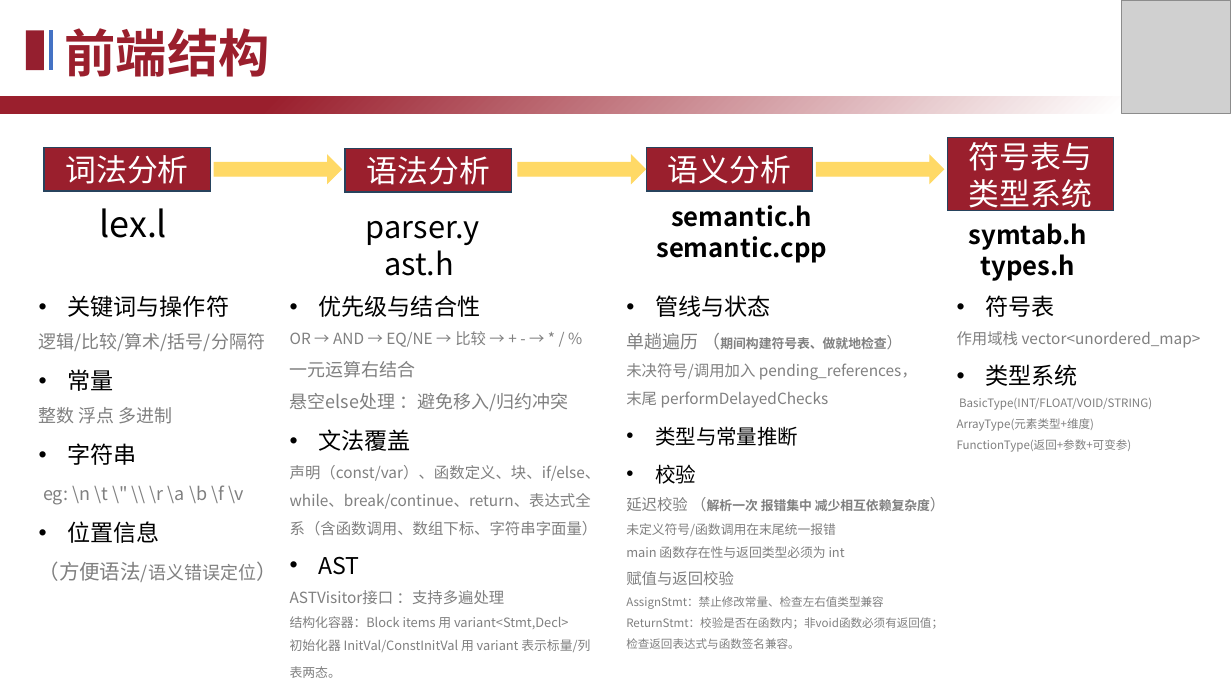
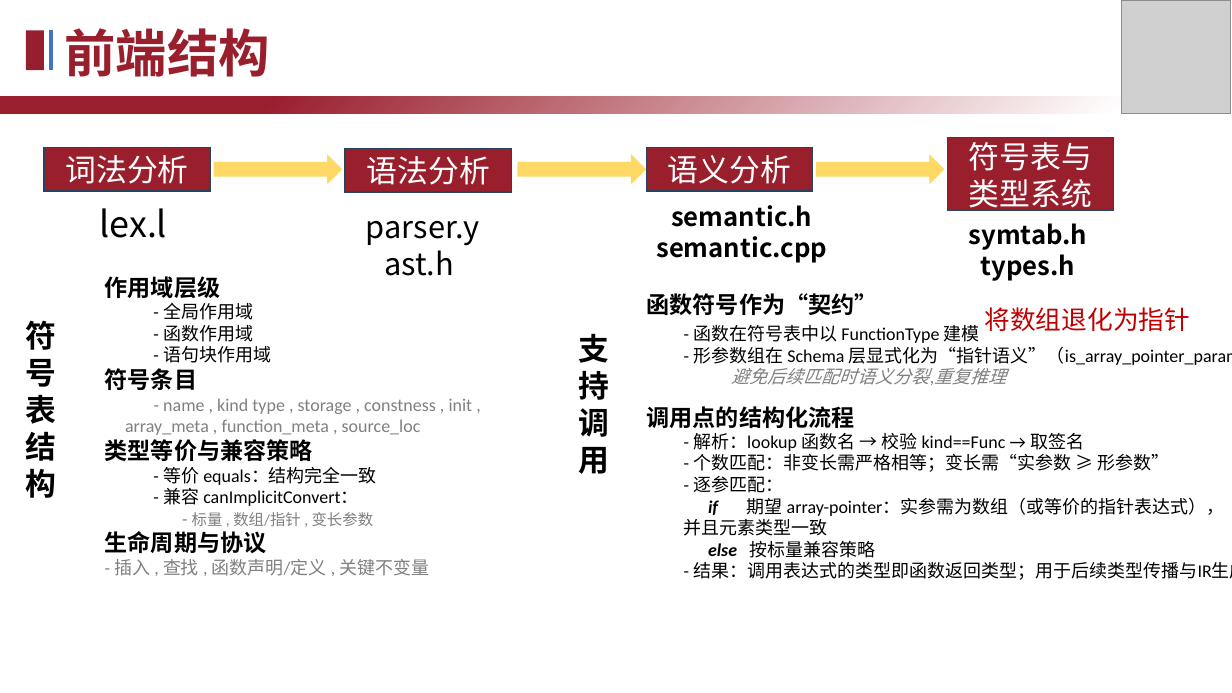
Before and after one commit to TheSkyFuker54188/Compiler-2025, a slide deck: slide 5 of doc/2025编译系统设计赛答辩.pptx (slide 4 before the commit). Drawn at 1232x693 pixels with LibreOffice and Linux fonts; fonts in the diff are those of the drawing; grey boxes stand for pictures. Boxes give left, top, right and bottom in pixels: in the first picture for what was removed or moved away, otherwise in the second. Text is boxed around its words. In the diff, an @@ line names an element or a change of style, - is before the commit and + after.

Commit message:
fix: ppt-v2

```diff
--- a/doc/2025编译系统设计赛答辩.pptx
+++ b/doc/2025编译系统设计赛答辩.pptx
@@ text removed at (x1=39, y1=295, x2=265, y2=582) @@
-• 关键词与操作符
-逻辑/比较/算术/括号/分隔符
-• 常量
-整数 浮点 多进制
-• 字符串
-eg: \n \t \" \\ \r \a \b \f \v
-• 位置信息
-（方便语法/语义错误定位）
@@ text added at (x1=105, y1=276, x2=473, y2=576), 14 pt, text #808080 @@
+作用域层级
+- 全局作用域
+- 函数作用域
+- 语句块作用域
+符号条目
+- name , kind type , storage , constness , init ,
+array_meta , function_meta , source_loc
+类型等价与兼容策略
+- 等价 equals：结构完全一致
+- 兼容 canImplicitConvert：
+- 标量 , 数组/指针 , 变长参数
+生命周期与协议
+- 插入 , 查找 , 函数声明/定义 , 关键不变量
@@ text removed at (x1=290, y1=295, x2=601, y2=678) @@
-• 优先级与结合性
-OR → AND → EQ/NE → 比较 → + - → * / %
-一元运算右结合
-悬空else处理 ：避免移入/归约冲突
-• 文法覆盖
-声明（const/var）、函数定义、块、if/else、while、break/continue、return、表达式全系（含函数调用、数组下标、字符串字面量）
-• AST
-ASTVisitor接口 ：支持多遍处理
-结构化容器：Block items 用 variant<Stmt,Decl>
-初始化器 InitVal/ConstInitVal 用 variant 表示标量/列表两态。
@@ text removed at (x1=626, y1=295, x2=943, y2=649) @@
-• 管线与状态
-单趟遍历 （期间构建符号表、做就地检查）
-未决符号/调用加入 pending_references，
-末尾 performDelayedChecks
-• 类型与常量推断
-• 校验
-延迟校验 （解析一次 报错集中 减少相互依赖复杂度）
-未定义符号/函数调用在末尾统一报错
-main 函数存在性与返回类型必须为 int
-赋值与返回校验
-AssignStmt：禁止修改常量、检查左右值类型兼容
-ReturnStmt：校验是否在函数内；非void函数必须有返回值；检查返回表达式与函数签名兼容。
@@ text added at (x1=647, y1=293, x2=878, y2=315), 18 pt, text #000000, bold @@
+函数符号作为“契约”
@@ text removed at (x1=957, y1=295, x2=1201, y2=452) @@
-• 符号表
-作用域栈 vector<unordered_map>
-• 类型系统
-BasicType(INT/FLOAT/VOID/STRING)
-ArrayType(元素类型+维度)
-FunctionType(返回+参数+可变参)
@@ text added at (x1=25, y1=320, x2=56, y2=498), 24 pt, text #000000, bold @@
+符
+号
+表
+结
+构
@@ text added at (x1=684, y1=325, x2=1232, y2=580), 14 pt, text #000000 @@
+- 函数在符号表中以 FunctionType 建模
+- 形参数组在 Schema 层显式化为“指针语义”（is_array_pointer_param）
+避免后续匹配时语义分裂,重复推理
+- 解析：lookup 函数名 → 校验 kind==Func → 取签名
+- 个数匹配：非变长需严格相等；变长需“实参数 ≥ 形参数”
+- 逐参匹配：
+if 期望 array-pointer：实参需为数组（或等价的指针表达式），
+并且元素类型一致
+else 按标量兼容策略
+- 结果：调用表达式的类型即函数返回类型；用于后续类型传播与IR生成
@@ text added at (x1=984, y1=307, x2=1190, y2=331), 20 pt, text #C00000 @@
+将数组退化为指针
@@ text added at (x1=578, y1=333, x2=609, y2=474), 24 pt, text #000000, bold @@
+支持调用
@@ text added at (x1=647, y1=406, x2=855, y2=428), 18 pt, text #000000, bold @@
+调用点的结构化流程
```
Also in this commit, not shown: 4 other slides changed, 1 slide added.
